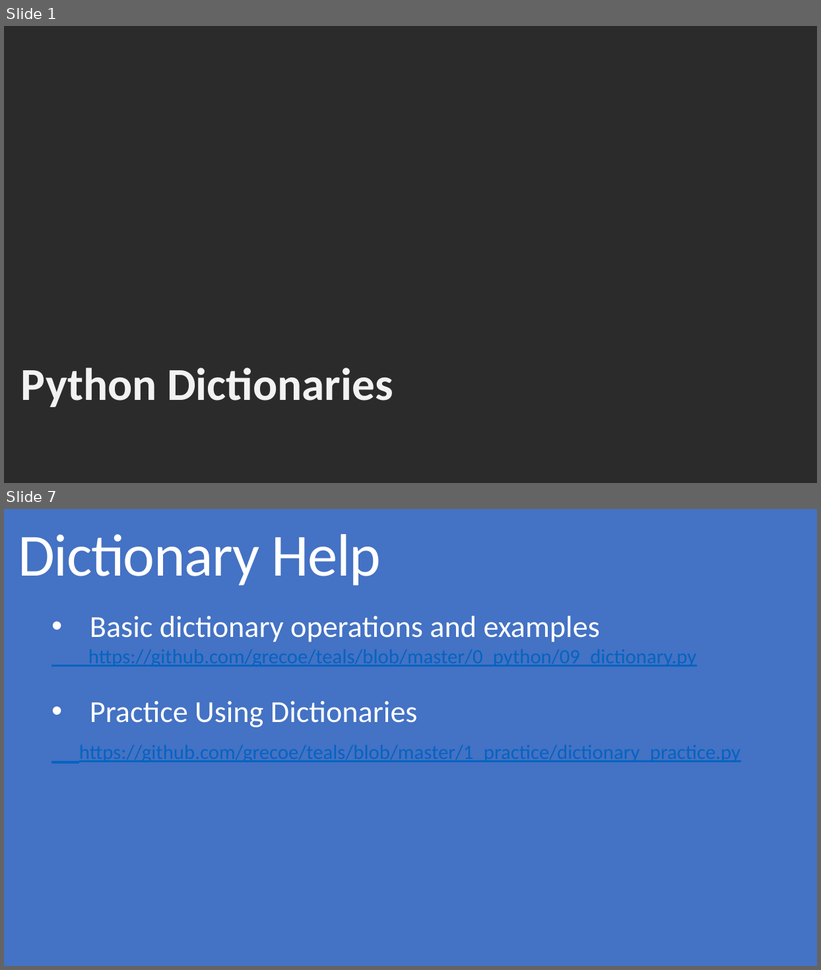
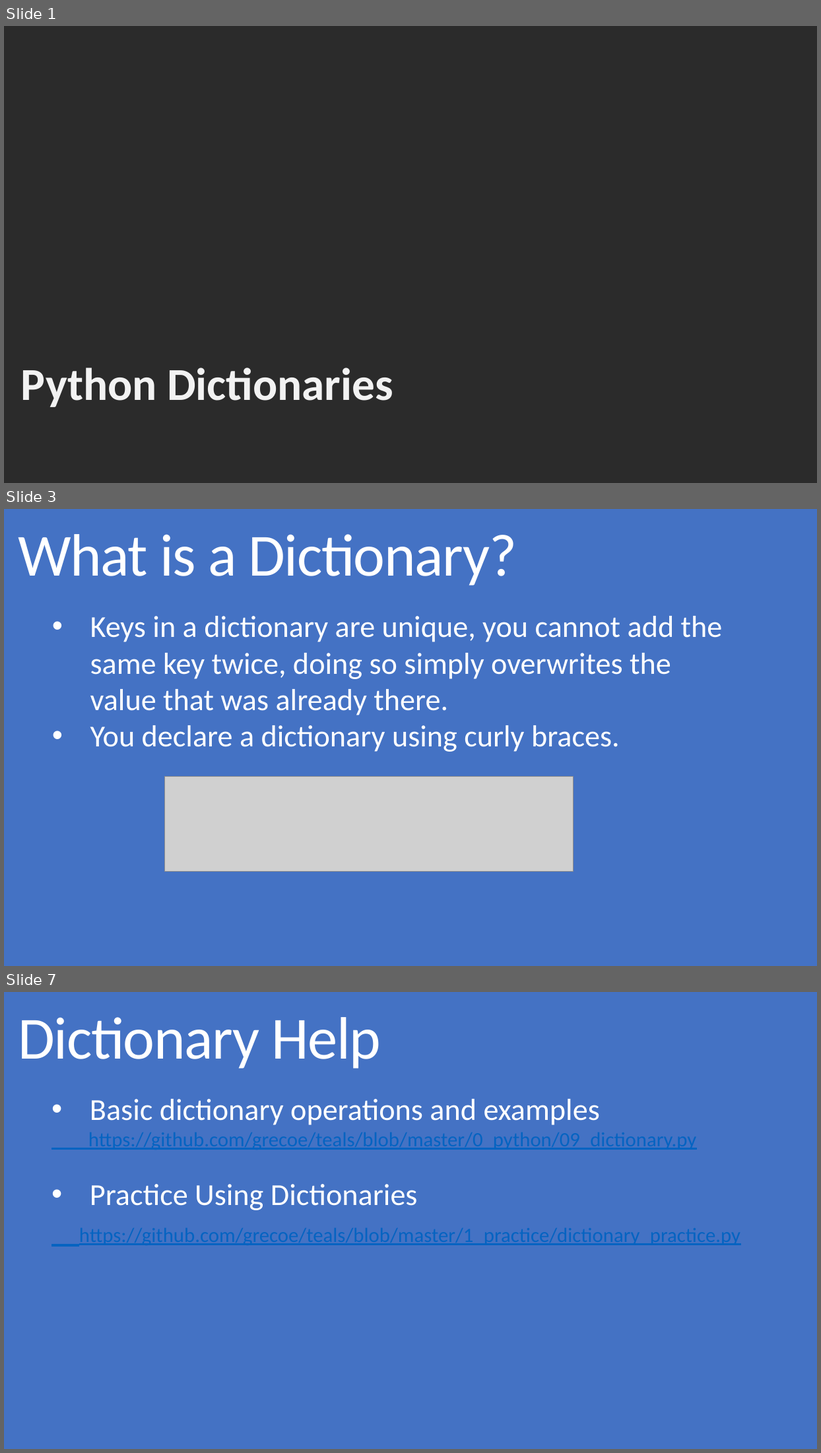
Before and after one commit to grecoe/teals, a slide deck: 5_presentations/Dictionaries.pptx. Shown one above the other, each under a label of ours: slides 1 and 7 before the commit, slides 1, 3 and 7 after it; the slides between them are not shown. The pictures are 821x970 and 821x1453 pixels, drawn with LibreOffice and Linux fonts; fonts in the diff are those of the drawing; grey boxes stand for pictures; background and template pictures are left out; a plain dark background stands for a picture behind light text. Boxes give left, top, right and bottom in pixels: in the first picture for what was removed or moved away, otherwise in the second. Text is boxed around its words. In the diff, an @@ line names an element or a change of style, - is before the commit and + after.

Commit message:
Dictionary

```diff
--- a/5_presentations/Dictionaries.pptx
+++ b/5_presentations/Dictionaries.pptx
@@ slide 3 added at [4, 509, 817, 966], background #4472C4 @@
@@ title added at [18, 534, 517, 586], 70.6 pt, text #FFFFFF @@
+What is a Dictionary?
@@ text added at [90, 616, 723, 752], 36 pt, text #FFFFFF @@
+• Keys in a dictionary are unique, you cannot add the same key twice, doing so simply overwrites the value that was already there.
+• You declare a dictionary using curly braces.
@@ picture added at [165, 777, 574, 871] @@
```
Also in this commit, not shown: 2 slides changed, 2 other slides added, 3 slides removed, 2 other files.
